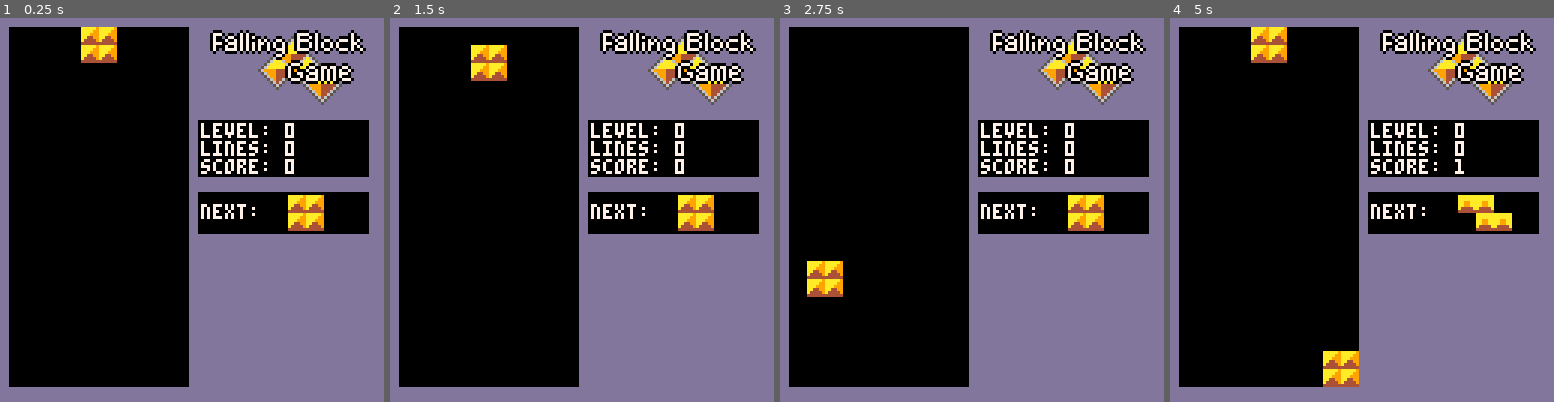
Above: before the commit, frames 1-4 (left to right).
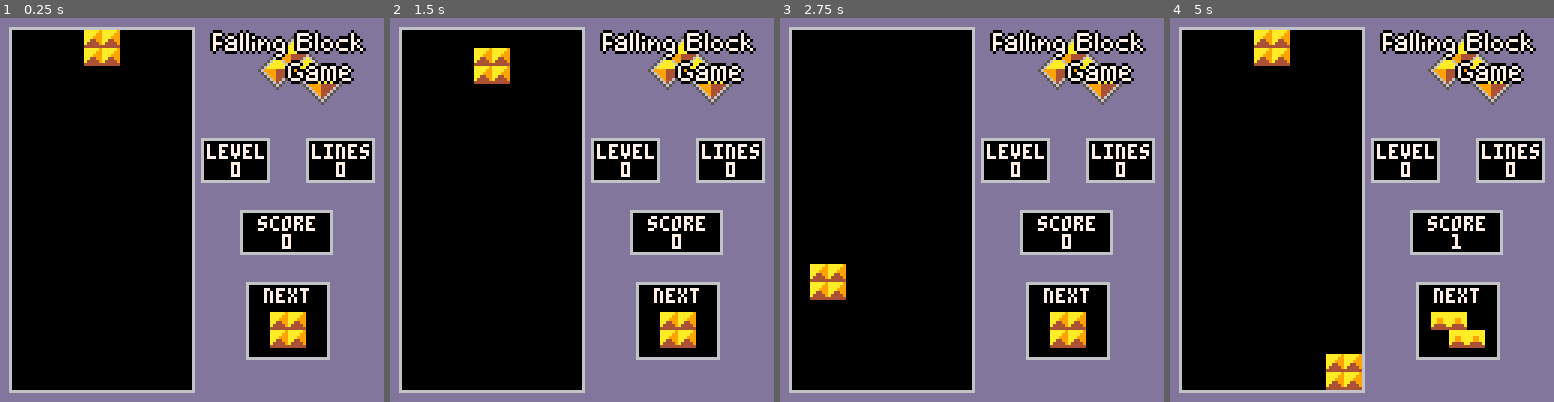
Above: after the commit, the same moments.

Repository: jaredkrinke/pico-8-fbg
Game: PICO-8 cartridge fbg.p8
Two runs of this game, one before a commit and one after it. Both use one fixed random seed, a clock stepped at 60 frames per second and the inputs below.
Inputs:
- Up to frame 1 (0.25 s): no input
- Up to frame 2 (1.5 s): tap O (Z key) at 0.33, 0.7, 1.43 s; tap X (X key) at 1.07 s
- Up to frame 3 (2.75 s): hold Left 1.97-2.37 s; tap X (X key) at 2.07, 2.4, 2.73 s; tap O (Z key) at 2.22 s; hold Down from 2.42 s (still down)
- Up to frame 4 (5 s): release Down at 2.82 s; hold Right 2.87-3.53 s; tap X (X key) every 0.33 s from 3.07 to 4.73 s; tap O (Z key) at 3.1, 3.98, 4.87 s; hold Up 3.58-4.08 s; hold Right 4.13-4.53 s; hold Down from 4.58 s (still down)

The runs differ from the first frame. In frame 1, 19% of the frame differs, in the area x 2-98%, y 2-98%; in frame 2, 19%; in frame 3, 19%; in frame 4, 20%.

Commit message:
Graphical improvements

Diff:
--- a/fbg.p8
+++ b/fbg.p8
@@ -47,7 +47,7 @@
 local board_width = 10
 local board_height = 20
 local block_size = 6
-local board_offset = 3
+local board_offset = 4
 
 local cleared_to_score = { 40, 100, 300, 1200 }
 local done_period = 60
@@ -69,6 +69,7 @@
     sprites.tee,
 }
 local piece_widths = { 3, 3, 3, 3, 2, 4, 3 }
+local piece_offsets = { 1, 1, 1, 1, 1, 0, 1 }
 local piece_heights = { 2, 2, 2, 2, 2, 1, 2 }
 local pieces = {
     {   { { 1, 0 }, { 2, 0 }, { 2, -1 }, { 3, -1 } },
@@ -475,13 +476,40 @@
     draw_piece_absolute(x, y, index, rotation_index)
 end
 
+function draw_box(x1, y1, x2, y2, label)
+    local border_color = colors.light_gray
+    rectfill(x1 - 1, y1 - 1, x2 + 1, y1 - 1, border_color)
+    rectfill(x1 - 1, y1, x1 - 1, y2, border_color)
+    rectfill(x2 + 1, y1, x2 + 1, y2, border_color)
+    rectfill(x1 - 1, y2 + 1, x2 + 1, y2 + 1, border_color)
+    rectfill(x1, y1, x2, y2, colors.black)
+
+    if label ~= nil then
+        print(label, x1 + (x2 - x1) / 2 - #label * 4 / 2 + 1, y1 + 1, colors.white)
+    end
+end
+
+function draw_box_number(x, y, label, number, digits)
+    local x1 = x - 1
+    local y1 = y - 1
+    local x2 = x1 + 4 * max(#label, digits)
+    local y2 = y + 11
+    draw_box(x1, y1, x2, y2, label)
+    local number_string = "" .. number
+    print(number_string, x1 + (x2 - x1) / 2 - 2 * #number_string + 1, y + 6, colors.white)
+end
+
 function _draw()
     cls(colors.indigo)
 
-    local x2, y2 = 3 + block_size * board_width - 1, 3 + block_size * board_height - 1
-    rectfill(board_offset, board_offset, x2, y2, colors.black)
+    -- title
+    palt(colors.black, false)
+    spr(sprites.title, 64, 0, 8, 4)
+    palt()
 
     -- board
+    local x2, y2 = board_offset + block_size * board_width - 1, board_offset + block_size * board_height - 1
+    draw_box(board_offset, board_offset, x2, y2)
     clip(board_offset, board_offset, block_size * board_width, block_size * board_height)
     for j=1, board_height do
         for i=1, board_width do
@@ -496,27 +524,18 @@
     draw_piece(piece.i, piece.j, piece.index, piece.rotation_index)
     clip()
 
-    local x, y = 64 + board_offset, 32 + board_offset + 4 * 6
-    rectfill(x - 1, y - 1, x + 14 * 4 - 1, y + 2 * block_size, colors.black)
-    print("next:", x, y + 2 * block_size / 2 - 3, colors.white)
-    draw_piece_absolute(96 - block_size, y, piece.next_index, 1)
-
-    -- title
-    palt(colors.black, false)
-    spr(sprites.title, 64, 0, 8, 4)
-    palt()
+    local x, y = 96 - 2 * block_size, 32 + board_offset + 9 * 6
+    draw_box(x - 1, y - 1, x + 4 * block_size, y + 6 + 4 + 2 * block_size, "next")
+    local next_index = piece.next_index
+    draw_piece_absolute(96 - piece_offsets[next_index] * block_size - piece_widths[next_index] * block_size / 2, y + 6 + 2 + (2 - piece_heights[next_index]) * block_size / 2, piece.next_index, 1)
 
     -- score
-    y = 32 + board_offset
-    rectfill(x - 1, y - 1, x + 14 * 4 - 1, y + 3 * 6 - 1, colors.black)
-    cursor(x, y)
-    color(colors.white)
-    print("level: " .. level)
-    print("lines: " .. lines)
-    print("score: " .. score)
+    draw_box_number(64 + board_offset + 1, 32 + board_offset + 6, "level", level, 2)
+    draw_box_number(128 - board_offset - 4 * 5, 32 + board_offset + 6, "lines", level, 3)
+    draw_box_number(96 - 7 * 2, 32 + board_offset + 5 * 6, "score", score, 7)
 
     if game_over then
-        rectfill(32 - 5 * 4, 64 - 3, 32 + 5 * 4, 64 + 3, colors.indigo)
+        rectfill(32 - 5 * 4, 64 - 3, 32 + 5 * 4, 64 + 3, colors.black)
         print("game over!", 32 - 5 * 4 + 1, 64 - 2, colors.white)
     end
 
